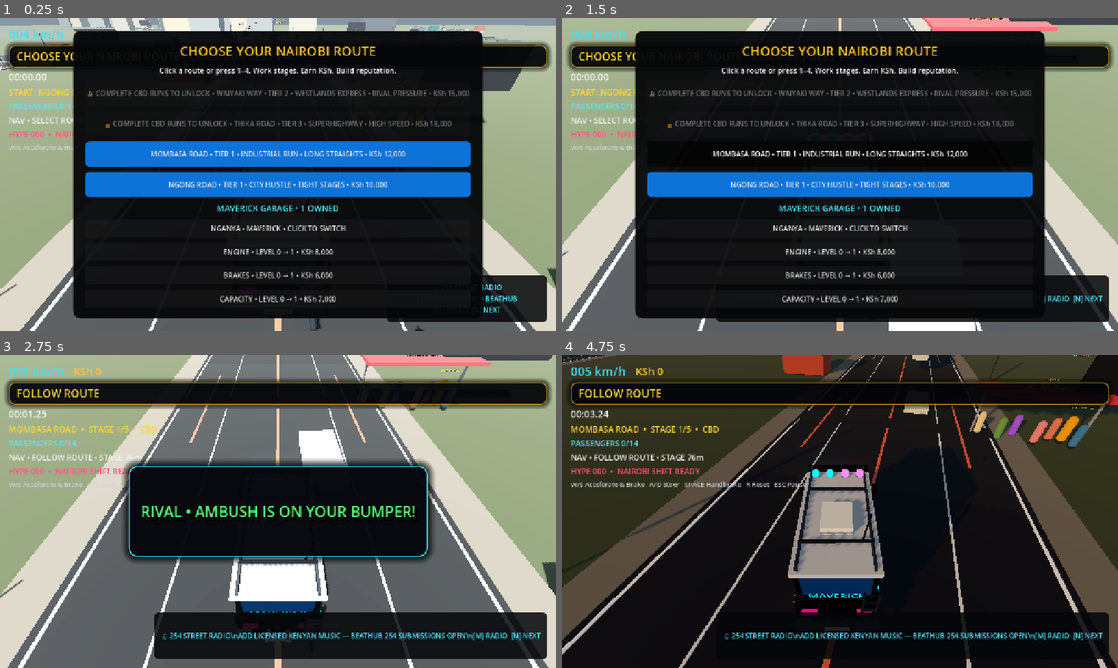
Above: before the commit, frames 1-4 (two rows, left to right).
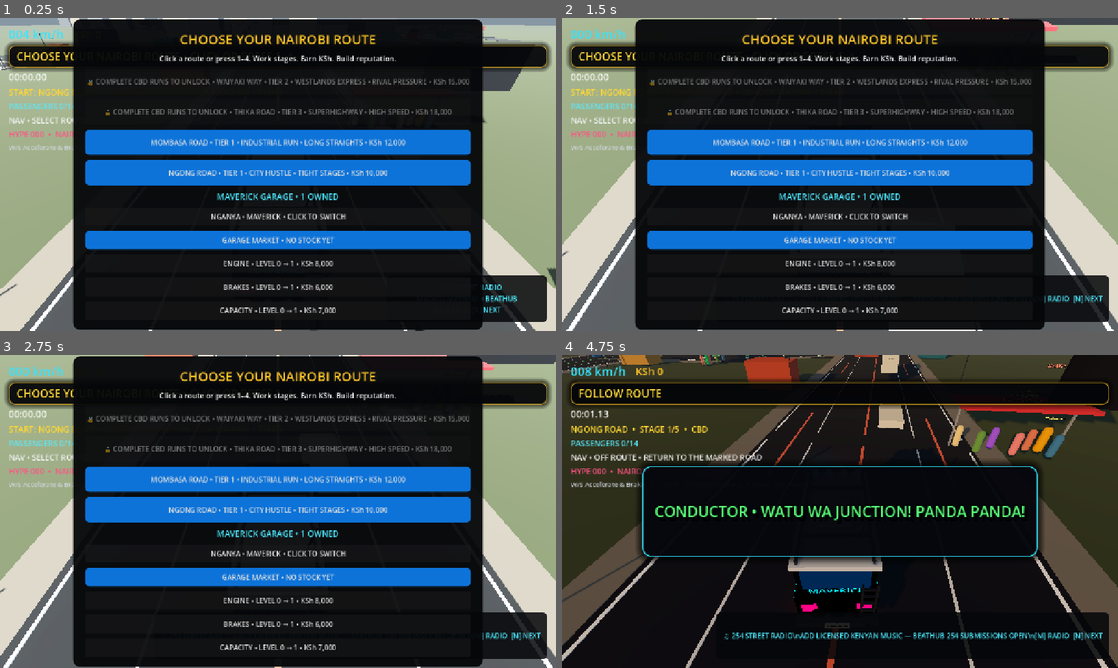
Above: after the commit, the same moments.

Repository: beathubonline-arch/Matatu-Mayhem
Game: Godot game, scene res://scenes/main/Main.tscn
The game is run twice, just before and just after one commit, with the same random seed, the same clock (stepped at 60 frames per second) and the same inputs.
Inputs (mouse positions are in pixels of both pictures, inside the frame that each line leads up to):
- Up to frame 1 (0.25 s): no input
- Up to frame 2 (1.5 s): click (840, 240) at 0.5 s, where only the run after the commit has a clickable "GARAGE MARKET • NO STOCK YET"; move the mouse to (962, 158) at 1.27 s; hold D (steer_right) from 1.28 s (still down); hold N (radio_next) from 1.28 s (still down); click (962, 158) at 1.42 s
- Up to frame 3 (2.75 s): move the mouse to (166, 527) at 2.02 s; release D (steer_right) at 2.03 s; release N (radio_next) at 2.03 s; hold S (brake) from 2.03 s (still down); tap M (radio_toggle) at 2.1 s
- Up to frame 4 (4.75 s): move the mouse to (895, 442) at 2.77 s; release S (brake) at 2.78 s; hold D (steer_right) 2.78-3.53 s; tap L at 2.85 s; move the mouse to (812, 574) at 3.52 s; hold W (accelerate) 3.53-4.28 s; tap 1 at 3.6 s; click (812, 574) at 3.67 s; move the mouse to (1006, 558) at 4.27 s; hold A (steer_left) from 4.28 s (still down); tap 2 at 4.35 s

The runs differ from the first frame. In frame 1, 26% of the frame differs, in the area x 13-87%, y 0-100%; in frame 2, 28%; in frame 3, 58%, in the area x 0-100%, y 0-100%; in frame 4, 24%.
Error in both runs: Invalid call. Nonexistent function 'get_corridor' in base 'Nil'. (res://scripts/gameplay/CorridorServiceManager.gd:340)

Commit message:
Separate nganya selection from garage purchases

Diff:
--- a/scenes/ui/HUD.tscn
+++ b/scenes/ui/HUD.tscn
@@ -300,7 +300,13 @@
 [node name="NganyaSelect" type="Button" parent="RouteSelectPanel/VBox"]
 custom_minimum_size = Vector2(0, 42)
 layout_mode = 2
-text = "NGANYA • MAVERICK"
+text = "DRIVE • MAVERICK • CLICK TO SWITCH"
+
+[node name="NganyaBuy" type="Button" parent="RouteSelectPanel/VBox"]
+custom_minimum_size = Vector2(0, 42)
+layout_mode = 2
+theme_override_styles/normal = SubResource("ButtonStyle")
+text = "GARAGE MARKET • NO STOCK YET"
 
 [node name="EngineUpgrade" type="Button" parent="RouteSelectPanel/VBox"]
 custom_minimum_size = Vector2(0, 42)
